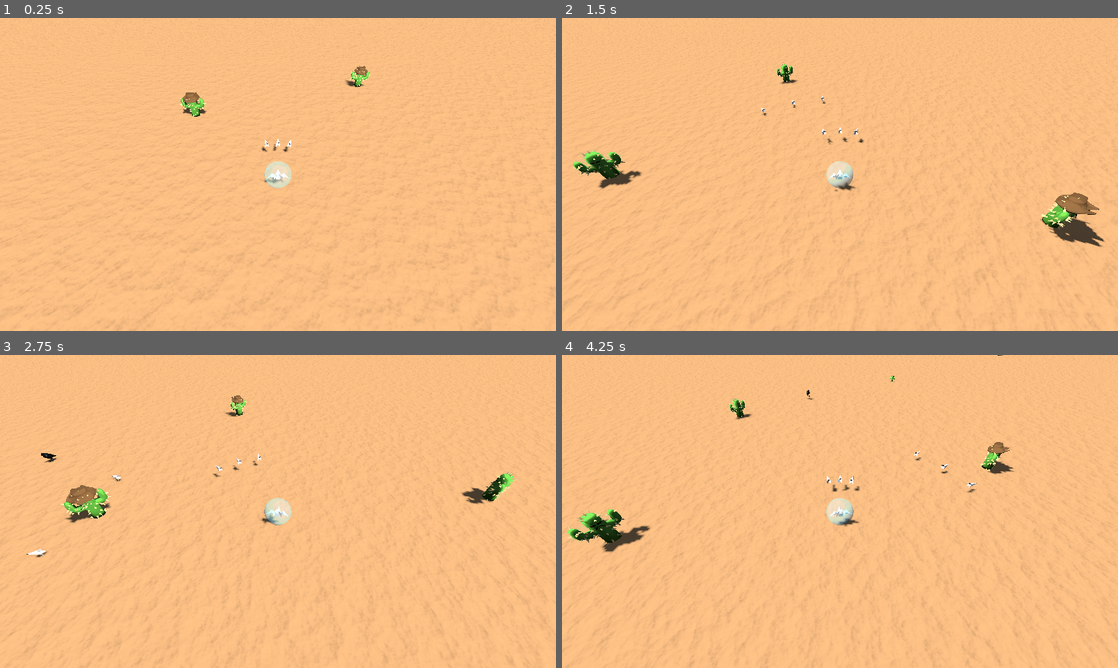
Above: before the commit, frames 1-4 (two rows, left to right).
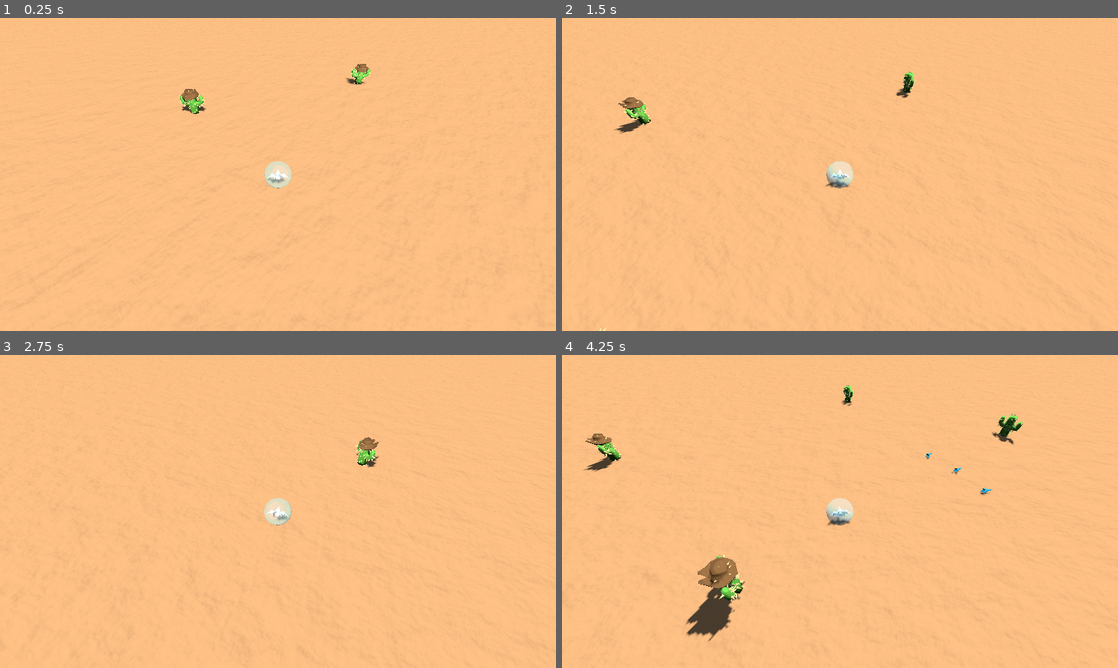
Above: after the commit, the same moments.

Repository: dicemaster5/BubbleSurvivors
Game: Godot game, scene res://scenes/world.tscn
Same seed, same stepped clock (60 frames per second), same inputs: the game is played once before the commit and once after it.
Inputs:
- Up to frame 1 (0.25 s): no input
- Up to frame 2 (1.5 s): hold D (move_right) 0.53-1.28 s; hold S (move_down) from 1.28 s (still down)
- Up to frame 3 (2.75 s): release S (move_down) at 2.03 s; hold D (move_right) from 2.03 s (still down)
- Up to frame 4 (4.25 s): release D (move_right) at 2.78 s; hold W (move_up) 2.78-3.53 s; hold A (move_left) from 3.53 s (still down)

The runs differ from the first frame. In frame 1, 0.7% of the frame differs, in the area x 0-100%, y 0-100%; in frame 2, 3.0%; in frame 3, 2.1%; in frame 4, 4.3%.

Commit message:
game works now?

Diff:
--- a/materials/ground.tres
+++ b/materials/ground.tres
@@ -1,8 +1,9 @@
 [gd_resource type="StandardMaterial3D" load_steps=3 format=3 uid="uid://wrr7reshtt80"]
 
 [sub_resource type="FastNoiseLite" id="FastNoiseLite_4w08k"]
-noise_type = 2
-frequency = 0.05
+noise_type = 4
+frequency = 0.061
+fractal_lacunarity = 2.5
 
 [sub_resource type="NoiseTexture2D" id="NoiseTexture2D_fnqmt"]
 width = 1024
@@ -17,8 +18,9 @@
 [resource]
 diffuse_mode = 3
 specular_mode = 1
-albedo_color = Color(0.72, 0.52656, 0.3456, 1)
+albedo_color = Color(0.721569, 0.52549, 0.345098, 1)
 normal_enabled = true
+normal_scale = 0.7
 normal_texture = SubResource("NoiseTexture2D_fnqmt")
-uv1_scale = Vector3(0.02, 0.02, 0.02)
+uv1_scale = Vector3(0.015, 0.015, 0.015)
 uv1_triplanar = true
--- /dev/null
+++ b/materials/projectile.tres
@@ -0,0 +1,6 @@
+[gd_resource type="StandardMaterial3D" format=3 uid="uid://ddq3v5ogab5lw"]
+
+[resource]
+diffuse_mode = 3
+specular_mode = 1
+albedo_color = Color(0.166709, 0.565045, 0.718555, 1)
--- /dev/null
+++ b/scenes/area_3d_tester.gd
@@ -0,0 +1,17 @@
+extends Area3D
+
+
+# Called when the node enters the scene tree for the first time.
+func _ready() -> void:
+	body_shape_entered.connect(area_test)
+	pass # Replace with function body.
+
+
+# Called every frame. 'delta' is the elapsed time since the previous frame.
+func _process(delta: float) -> void:
+	pass
+
+func area_test(body_rid: RID, body: Node3D, body_shape_index: int, local_shape_index: int) -> void:
+	print(body.name)
+	if body is CollectableBubble:
+		body.connect_to_body(self)
--- a/scenes/cactus_hazard.tscn
+++ b/scenes/cactus_hazard.tscn
@@ -12,7 +12,7 @@
 
 [node name="Cactus" type="StaticBody3D"]
 collision_layer = 4
-collision_mask = 30
+collision_mask = 26
 
 [node name="CollisionShape3D" type="CollisionShape3D" parent="."]
 transform = Transform3D(1, 0, 0, 0, 1, 0, 0, 0, 1, 0, 0.801208, 0)
--- a/scenes/collectable_bubble.tscn
+++ b/scenes/collectable_bubble.tscn
@@ -10,11 +10,12 @@
 [node name="CollectableBubble" type="RigidBody3D"]
 transform = Transform3D(1, 0, 0, 0, 1, 0, 0, 0, 1, 0, 0.5, 0)
 collision_layer = 8
-collision_mask = 14
+collision_mask = 8
 gravity_scale = 0.0
 freeze_mode = 1
+continuous_cd = true
 contact_monitor = true
-max_contacts_reported = 10
+max_contacts_reported = 80
 script = ExtResource("1_vtwy5")
 
 [node name="CollisionShape3D" type="CollisionShape3D" parent="."]
--- a/scenes/crow.tscn
+++ b/scenes/crow.tscn
@@ -54,7 +54,7 @@
 [node name="Area3D" type="Area3D" parent="."]
 transform = Transform3D(0.860347, 0, 0.00527064, 0, 0.860363, 0, -0.00527064, 0, 0.860347, 0, 0, 0)
 collision_layer = 0
-collision_mask = 2
+collision_mask = 22
 
 [node name="CollisionShape3D" type="CollisionShape3D" parent="Area3D"]
 transform = Transform3D(8, 0, -3.72529e-09, 0, 8, 0, 3.72529e-09, 0, 8, 0, 0, 0)
@@ -70,6 +70,9 @@
 [node name="FlightTimer" type="Timer" parent="."]
 wait_time = 10.0
 one_shot = true
+
+[node name="FlapWigsTimer" type="Timer" parent="."]
+wait_time = 0.3
 
 [node name="AnimationPlayer" type="AnimationPlayer" parent="."]
 libraries = {
--- a/scenes/enemy.gd
+++ b/scenes/enemy.gd
@@ -14,6 +14,7 @@
 @export var collider: CollisionShape3D
 
 @export var projectile_impact: PackedScene
+@export var enemy_model: Node3D
 
 var did_start_dying: bool = false
 
@@ -36,6 +37,7 @@
 
 func play_hit_effects(_amount: int) -> void:
 	$HitAnimations.play("hit")
+	CollectableBubble.squish(enemy_model, Vector3(0.75,1.5,0.75), Vector3.ONE, 0.12)
 
 	var impact = projectile_impact.instantiate()
 	add_child(impact)
--- a/scenes/enemy.tscn
+++ b/scenes/enemy.tscn
@@ -174,17 +174,15 @@
 "hit": SubResource("Animation_dh2yd")
 }
 
-[node name="Enemy" type="CharacterBody3D" node_paths=PackedStringArray("collider")]
+[node name="Enemy" type="CharacterBody3D" node_paths=PackedStringArray("collider", "enemy_model")]
 collision_layer = 4
 collision_mask = 10
 script = ExtResource("1_pqivd")
-speed = null
 drop_item = ExtResource("2_r6bm5")
-drop_chance = null
-max_dist_from_target = null
-value = null
+drop_chance = 1.0
 collider = NodePath("CollisionShape3D")
 projectile_impact = ExtResource("3_k075m")
+enemy_model = NodePath("Cactus")
 
 [node name="CollisionShape3D" type="CollisionShape3D" parent="."]
 transform = Transform3D(1, 0, 0, 0, 1, 0, 0, 0, 1, 0.034369, 0.777256, -0.00280845)
--- a/scenes/player.tscn
+++ b/scenes/player.tscn
@@ -8,18 +8,32 @@
 [ext_resource type="Script" path="res://scripts/projectile_spawner.gd" id="5_feg4p"]
 [ext_resource type="PackedScene" uid="uid://bcxroxs6keajk" path="res://scenes/projectile.tscn" id="6_52ojm"]
 [ext_resource type="PackedScene" uid="uid://bj8ad7oh5pca4" path="res://scenes/enemy.tscn" id="6_wqvc3"]
+[ext_resource type="AudioStream" uid="uid://dqf070qd3kk1k" path="res://SoundEffects/BubblePlayer/Ogg_FireProjectile2.ogg" id="8_p18oq"]
+[ext_resource type="Script" path="res://scenes/area_3d_tester.gd" id="9_m3uq0"]
 
 [sub_resource type="SphereShape3D" id="SphereShape3D_faupd"]
 radius = 0.75
 
 [sub_resource type="SphereMesh" id="SphereMesh_mi2nk"]
 
+[sub_resource type="SphereShape3D" id="SphereShape3D_jjlvl"]
+radius = 0.85
+
+[sub_resource type="AudioStreamRandomizer" id="AudioStreamRandomizer_hs8o1"]
+random_pitch = 1.1
+streams_count = 2
+stream_0/stream = ExtResource("8_p18oq")
+stream_1/stream = ExtResource("8_p18oq")
+
 [node name="Player" type="CharacterBody3D" node_paths=PackedStringArray("damageable")]
 transform = Transform3D(1, 0, 0, 0, 1, 0, 0, 0, 1, 0, 0.5, 0)
 collision_layer = 2
-collision_mask = 28
+collision_mask = 20
 script = ExtResource("1_mbgsa")
 damageable = NodePath("Damageable")
+acceleration = 0.1
+friction = 0.1
+angular_friction = 0.01
 
 [node name="CollisionShape3D" type="CollisionShape3D" parent="."]
 shape = SubResource("SphereShape3D_faupd")
@@ -37,9 +51,11 @@
 spawn_delay = 1.5
 enemy_scene = ExtResource("6_wqvc3")
 
-[node name="ProjectileSpawner" type="Node" parent="."]
+[node name="ProjectileSpawner" type="Node" parent="." node_paths=PackedStringArray("sfx_player")]
 script = ExtResource("5_feg4p")
 projectile_scene = ExtResource("6_52ojm")
+fire_rate = 1.0
+sfx_player = NodePath("../AudioStreamPlayer3D")
 
 [node name="FireTimer" type="Timer" parent="ProjectileSpawner"]
 wait_time = 0.4
@@ -49,4 +65,17 @@
 script = ExtResource("4_sup54")
 max_health = 1
 
+[node name="BubbleCollector" type="Area3D" parent="."]
+collision_layer = 8
+collision_mask = 8
+script = ExtResource("9_m3uq0")
+
+[node name="CollisionShape3D" type="CollisionShape3D" parent="BubbleCollector"]
+shape = SubResource("SphereShape3D_jjlvl")
+
+[node name="AudioStreamPlayer3D" type="AudioStreamPlayer3D" parent="."]
+transform = Transform3D(1, 0, 0, 0, 1, 0, 0, 0, 1, 0, -0.5, 0)
+stream = SubResource("AudioStreamRandomizer_hs8o1")
+volume_db = -6.0
+
 [editable path="Ship"]
--- a/scenes/projectile.tscn
+++ b/scenes/projectile.tscn
@@ -1,16 +1,11 @@
-[gd_scene load_steps=6 format=3 uid="uid://bcxroxs6keajk"]
+[gd_scene load_steps=5 format=3 uid="uid://bcxroxs6keajk"]
 
 [ext_resource type="PackedScene" uid="uid://bq3tf10uo7bsb" path="res://models/player/Projectile.glb" id="1_1orbl"]
 [ext_resource type="Script" path="res://scenes/projectile.gd" id="1_qohhj"]
-[ext_resource type="AudioStream" uid="uid://dqf070qd3kk1k" path="res://SoundEffects/BubblePlayer/Ogg_FireProjectile2.ogg" id="3_jf3sv"]
+[ext_resource type="Material" uid="uid://ddq3v5ogab5lw" path="res://materials/projectile.tres" id="3_i6e8r"]
 
 [sub_resource type="BoxShape3D" id="BoxShape3D_dcvc0"]
 size = Vector3(0.312927, 0.278748, 1.17703)
-
-[sub_resource type="AudioStreamRandomizer" id="AudioStreamRandomizer_3t1c4"]
-random_pitch = 1.1
-streams_count = 1
-stream_0/stream = ExtResource("3_jf3sv")
 
 [node name="Projectile" type="RigidBody3D"]
 collision_layer = 16
@@ -23,6 +18,9 @@
 [node name="Model" parent="." instance=ExtResource("1_1orbl")]
 transform = Transform3D(0.999999, -0.000887018, 0.000552471, 0.000887282, 1, -0.00048441, -0.000552046, 0.000484894, 1, 0, 0, 0)
 
+[node name="Projectile2" parent="Model" index="0"]
+material_override = ExtResource("3_i6e8r")
+
 [node name="Lifetime" type="Timer" parent="."]
 wait_time = 3.0
 one_shot = true
@@ -32,7 +30,4 @@
 transform = Transform3D(1, 0, 0, 0, 1, 0, 0, 0, 1, -0.00993165, -0.00863647, -0.0515594)
 shape = SubResource("BoxShape3D_dcvc0")
 
-[node name="AudioStreamPlayer3D" type="AudioStreamPlayer3D" parent="."]
-stream = SubResource("AudioStreamRandomizer_3t1c4")
-volume_db = -6.0
-autoplay = true
+[editable path="Model"]
--- a/scenes/projectile_impact.tscn
+++ b/scenes/projectile_impact.tscn
@@ -83,7 +83,7 @@
 radial_segments = 12
 
 [node name="ProjectileImpact" type="GPUParticles3D"]
-transform = Transform3D(1, 0, 0, 0, 1, 0, 0, 0, 1, 0, 0.342478, -2.72577)
+transform = Transform3D(1, 0, 0, 0, 1, 0, 0, 0, 1, 0, 0.342478, -0.58662)
 amount = 12
 lifetime = 1.5
 explosiveness = 1.0
--- a/scenes/world.tscn
+++ b/scenes/world.tscn
@@ -1,13 +1,12 @@
-[gd_scene load_steps=14 format=3 uid="uid://qd2dr56t0uk1"]
+[gd_scene load_steps=13 format=3 uid="uid://qd2dr56t0uk1"]
 
 [ext_resource type="PackedScene" uid="uid://7ohxd0qm20qn" path="res://scenes/player.tscn" id="3_stshx"]
 [ext_resource type="Script" path="res://scripts/game_manager.gd" id="3_xifi4"]
 [ext_resource type="Material" uid="uid://wrr7reshtt80" path="res://materials/ground.tres" id="4_15bx4"]
 [ext_resource type="Script" path="res://scripts/camera_controller.gd" id="4_aelyh"]
-[ext_resource type="PackedScene" uid="uid://c1x8badl80ulh" path="res://scenes/crow_spawner.tscn" id="6_02e48"]
+[ext_resource type="PackedScene" path="res://scenes/crow_spawner.tscn" id="6_02e48"]
 [ext_resource type="PackedScene" uid="uid://byjojrcm551uw" path="res://scenes/cactus_hazard.tscn" id="6_cainy"]
 [ext_resource type="PackedScene" path="res://scenes/tumbleweed_spawner.tscn" id="7_ar1gb"]
-[ext_resource type="PackedScene" uid="uid://dbcu8fbojyx8" path="res://scenes/collectable_bubble.tscn" id="8_kk2hr"]
 
 [sub_resource type="PlaneMesh" id="PlaneMesh_4l2np"]
 size = Vector2(10000, 10000)
@@ -26,8 +25,6 @@
 [node name="World" type="Node3D"]
 
 [node name="Player" parent="." instance=ExtResource("3_stshx")]
-collision_layer = 1
-collision_mask = 31
 
 [node name="GameManager" type="Node" parent="."]
 script = ExtResource("3_xifi4")
@@ -63,8 +60,8 @@
 
 [node name="CrowSpawner" parent="." node_paths=PackedStringArray("player_ref") instance=ExtResource("6_02e48")]
 player_ref = NodePath("../Player")
-spawn_radius = 20.0
-spawn_interval = 1.0
+spawn_radius = 40.0
+spawn_interval = 10.0
 
 [node name="TumbleweedSpawner" parent="." node_paths=PackedStringArray("player_ref") instance=ExtResource("7_ar1gb")]
 player_ref = NodePath("../Player")
@@ -79,39 +76,3 @@
 [node name="DirectionalLight3D" type="DirectionalLight3D" parent="WorldEnvironment"]
 transform = Transform3D(0.866025, -0.375609, 0.330027, 0, 0.660054, 0.751218, -0.5, -0.650574, 0.571624, 0, 9.35454, 0)
 shadow_enabled = true
-
-[node name="CollectableBubble" parent="." instance=ExtResource("8_kk2hr")]
-transform = Transform3D(1, 0, 0, 0, 1, 0, 0, 0, 1, 8.88721, 0.5, 1.25369)
-collision_layer = 16
-collision_mask = 59
-gravity_scale = 1.0
-
-[node name="CollectableBubble2" parent="." instance=ExtResource("8_kk2hr")]
-transform = Transform3D(1, 0, 0, 0, 1, 0, 0, 0, 1, 6.7094, 0.5, 13.4278)
-collision_layer = 16
-collision_mask = 59
-gravity_scale = 1.0
-
-[node name="CollectableBubble3" parent="." instance=ExtResource("8_kk2hr")]
-transform = Transform3D(1, 0, 0, 0, 1, 0, 0, 0, 1, -16.4076, 0.5, 14.7278)
-collision_layer = 16
-collision_mask = 59
-gravity_scale = 1.0
-
-[node name="CollectableBubble4" parent="." instance=ExtResource("8_kk2hr")]
-transform = Transform3D(1, 0, 0, 0, 1, 0, 0, 0, 1, -26.4787, 0.5, -1.93453)
-collision_layer = 16
-collision_mask = 59
-gravity_scale = 1.0
-
-[node name="CollectableBubble5" parent="." instance=ExtResource("8_kk2hr")]
-transform = Transform3D(1, 0, 0, 0, 1, 0, 0, 0, 1, 4.27459, 0.5, -7.68869)
-collision_layer = 16
-collision_mask = 59
-gravity_scale = 1.0
-
-[node name="CollectableBubble6" parent="." instance=ExtResource("8_kk2hr")]
-transform = Transform3D(1, 0, 0, 0, 1, 0, 0, 0, 1, -16.7245, 0.5, -0.0531261)
-collision_layer = 16
-collision_mask = 59
-gravity_scale = 1.0
--- a/scripts/collectable_bubble.gd
+++ b/scripts/collectable_bubble.gd
@@ -4,28 +4,19 @@
 
 func _ready() -> void:
 	body_entered.connect(on_body_entered)
+	pass
 
 func _process(_delta: float) -> void:
 	pass
 
 func on_body_entered(body: Node) -> void:
-	# print("Collided with ", body.name)
-	if body is PhysicsBody3D:
-		if body.collision_layer == 2:
-			print("player collided!")
-			if !is_attached:
-				connect_to_body(body)
-			return
-
-		elif body.collision_layer == 8:
-			print("Bubble collided!")
-			if !is_attached:
-				connect_to_body(body)
-			return
-
-		else:
-			print("popped from ", body.collision_layer)
-			pop_bubble()
+	print("Collided with ", body.name)
+	if body is CollectableBubble:
+		if !is_attached:
+			connect_to_body(body)
+	else:
+		print("popped from ", body.collision_layer)
+		pop_bubble()
 
 func connect_to_body(body: Node3D) -> void:
 	print("Bubble Connected! to ", body.name)
@@ -39,7 +30,6 @@
 	await get_tree().create_timer(0.12).timeout
 	queue_free()
 
-
 ## Squish tween.
 static func squish(node_to_squish: Node3D, squich_amount: Vector3, start_scale: Vector3, squish_duration: float = 0.5) -> void:
 	var time := squish_duration / 3.0
--- a/scripts/crow.gd
+++ b/scripts/crow.gd
@@ -7,6 +7,7 @@
 @onready var idle_timer: Timer = $IdleTimer
 @onready var move_timer: Timer = $MoveTimer
 @onready var flight_timer: Timer = $FlightTimer
+@onready var flapping_timer: Timer = $FlapWigsTimer
 
 @export var spook_radius: float
 @export var flight_speed: float
@@ -18,19 +19,26 @@
 var move_direction: Vector3
 
 func _ready() -> void:
+	flapping_timer.timeout.connect(flap)
 	collision_shape_3d.scale = Vector3(spook_radius, spook_radius, spook_radius)
 
 func _physics_process(delta: float) -> void:
 	if is_flying:
 		global_position += delta * flight_speed * Vector3(move_direction.x, 0.5, move_direction.z)
+
 	if is_moving:
 		global_position += delta * move_speed * move_direction
 
 func fly() -> void:
-	flight_timer.start()
 	is_flying = true
 	regular.visible = false
 	flying.visible = true
+	flight_timer.start()
+	flapping_timer.start()
+
+func flap() -> void:
+	regular.visible = !regular.visible
+	flying.visible = !flying.visible
 
 func _on_area_3d_body_entered(_body: Node3D) -> void:
 	print('area3d')
--- a/scripts/player.gd
+++ b/scripts/player.gd
@@ -27,8 +27,9 @@
 	rotation += Vector3(0, rotate_speed * rotate_dir * delta, 0)
 
 	# Movement
-	var move_dir = clamp(Input.get_axis("move_down", "move_up"), 0, 1)
-	if move_dir > 0:
+	#var move_dir = clamp(Input.get_axis("move_down", "move_up"), 0, 1) # Clamped movement NO REVERSE
+	var move_dir = Input.get_axis("move_down", "move_up")
+	if move_dir != 0:
 		move_speed = move_toward(move_speed, max_speed, acceleration)
 		# velocity = move_toward(velocity.x, direction * max_speed, acceleration)
 		velocity = (-transform.basis.z * move_dir) * move_speed
--- a/scripts/projectile_spawner.gd
+++ b/scripts/projectile_spawner.gd
@@ -3,6 +3,7 @@
 @export var projectile_scene: PackedScene
 @export var fire_rate: float = 0.2
 @export var weapon_kind: WeaponKind = WeaponKind.Shotgun
+@export var sfx_player: AudioStreamPlayer3D
 
 @onready var fire_timer: Timer = $FireTimer
 
@@ -25,6 +26,8 @@
 			spawn_shotgun_projectiles(3, PI / 6.0)
 		WeaponKind.BigShotgun:
 			spawn_shotgun_projectiles(5, PI / 3.0)
+
+	sfx_player.play()
 
 func spawn_basic_gun_projectile() -> void:
 	var projectile = projectile_scene.instantiate()
--- a/scripts/tumbleweed.gd
+++ b/scripts/tumbleweed.gd
@@ -11,6 +11,8 @@
 	transform.basis = Basis.looking_at(direction)
 
 func _process(_delta: float) -> void:
+	if distance_target == null:
+		return
 	var distance = global_position.distance_to(distance_target.global_position)
 	if distance > perish_distance:
 		queue_free()
Not shown: 1 places in materials/cactus.tres that only renumber resources
Not shown: 1 places in materials/cactus_spikes.tres that only renumber resources
Not shown: 1 places in scenes/enemy.tscn that only renumber resources
Not shown: 1 places in scenes/player.tscn that only renumber resources
Not shown: 1 places in scenes/projectile_impact.tscn that only renumber resources
